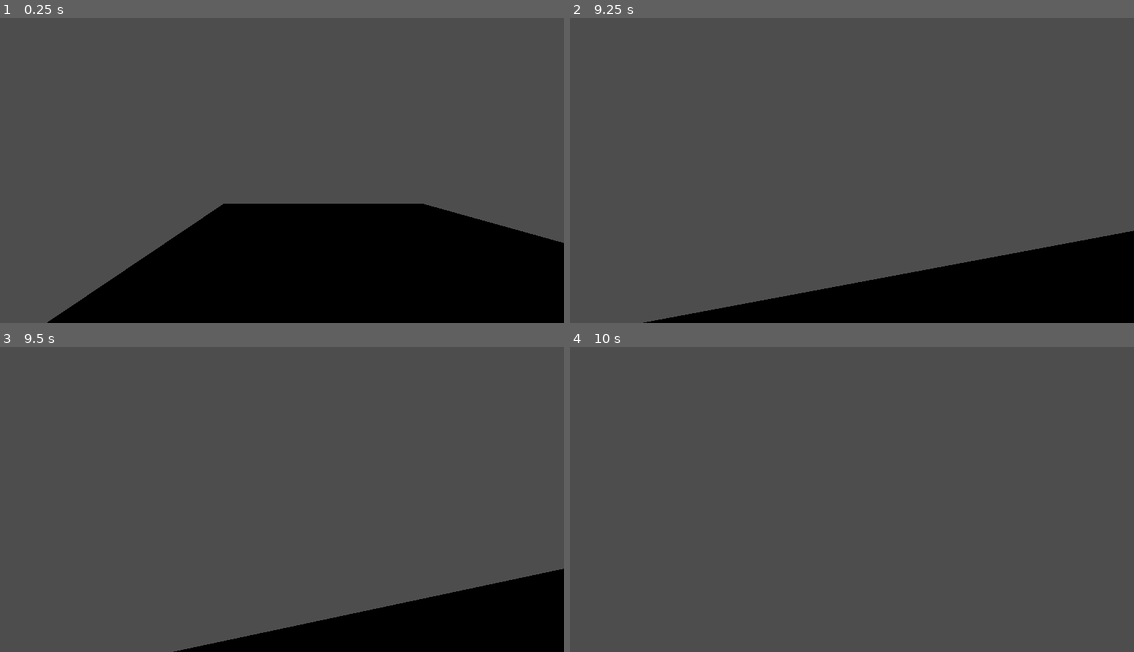
Above: before the commit, frames 1-4 (two rows, left to right).
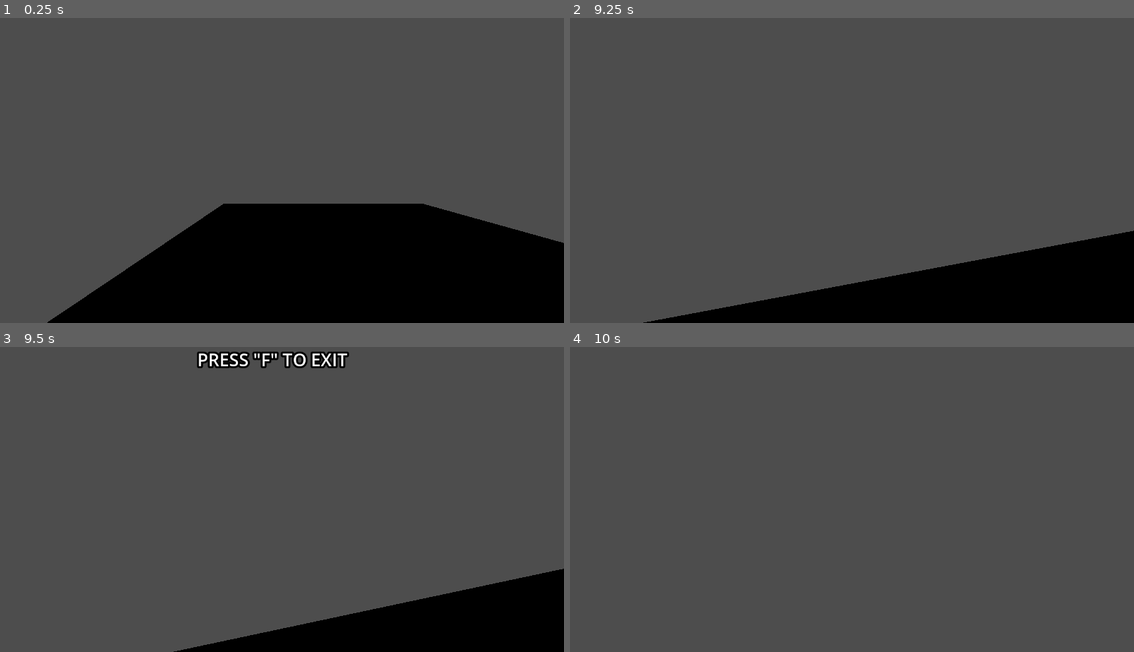
Above: after the commit, the same moments.

Repository: willwill510/antfoot
Game: Godot game, scene res://scenes/watchtower_inside.tscn
The game is run twice, just before and just after one commit, with the same random seed, the same clock (stepped at 60 frames per second) and the same inputs. This scene is started directly instead of the project's main scene.
Inputs (mouse positions are in pixels of both pictures, inside the frame that each line leads up to):
- Up to frame 1 (0.25 s): no input
- Up to frame 2 (9.25 s): tap Enter (ui_accept) at 0.5, 0.77, 1.52, 2.75, 3.02, 3.77, 4.25, 4.52, 6.02, 6.77, 7.52, 9.02 s; move the mouse to (880, 164) at 0.52 s; hold F (interact) 0.53-1.28 s; hold W (move_forward) 0.53-4.28 s; move the mouse to (823, 164) at 1.27 s; tap F (interact) at 1.35, 2.3, 2.85, 4.55, 5.85, 6.8, 7.35, 9.05 s; move the mouse to (863, 158) at 2.02 s; hold E (use) 2.03-2.78 s; move the mouse to (846, 170) at 2.77 s; tap Backspace (restart) at 3.5 s; move the mouse to (891, 167) at 3.52 s; hold F (interact) 3.53-4.28 s; tap M (map) at 4.15 s; move the mouse to (682, 115) at 4.27 s; hold A (move_left) 4.28-5.03 s; tap E (use) at 4.35, 8.85 s; move the mouse to (880, 164) at 5.02 s; hold S (move_backward) 5.03-5.78 s; hold F (interact) 5.03-5.78 s; move the mouse to (767, 85) at 5.77 s; hold D (move_right) 5.78-6.53 s; move the mouse to (976, 149) at 6.52 s; hold W (move_forward) 6.53-7.28 s; hold E (use) 6.53-7.28 s; move the mouse to (739, 179) at 7.27 s; hold D (move_right) 7.28-8.03 s; move the mouse to (908, 94) at 8.02 s; hold S (move_backward) 8.03-8.78 s; hold F (interact) 8.03-8.78 s; move the mouse to (823, 228) at 8.77 s; hold A (move_left) from 8.78 s (still down)
- Up to frame 3 (9.5 s): keep holding A (move_left)
- Up to frame 4 (10 s): tap F (interact) at 9.5 s; move the mouse to (1021, 542) at 9.52 s; release A (move_left) at 9.53 s; hold W (move_forward) from 9.53 s (still down); hold F (interact) from 9.53 s (still down); tap Enter (ui_accept) at 9.77 s

Frames 1-2 are identical in both runs. In frame 3, 1.1% of the frame differs, in the area x 34-62%, y 1-7%; in frame 4, nothing differs.
Error before the commit: Parse Error: Identifier "SceneManager" not declared in the current scope. (res://watchtower_inside.gd:21)
Error after the commit: Invalid access to property or key 'world_scene' on a base object of type 'Window'. (res://watchtower_inside.gd:22)

Commit message:
Implemented level switching

Diff:
--- a/player.gd
+++ b/player.gd
@@ -4,6 +4,7 @@
 const MOUSE_SENS = 0.5
 const SPRITE_SCALE = Vector2(4, 4)
 
+@onready var scene_manager = get_parent().get_parent()
 @onready var anim_player = $AnimationPlayer
 @onready var map_menu = $UI/MapMenu
 @onready var tool_menu = $UI/ToolMenu
--- a/player.tscn
+++ b/player.tscn
@@ -70,6 +70,7 @@
 
 [node name="Blocked" type="Label" parent="UI/EnterIndicators"]
 visible = false
+layout_mode = 0
 offset_left = -172.0
 offset_top = 25.0
 offset_right = 173.0
@@ -91,6 +92,7 @@
 
 [node name="Available" type="Label" parent="UI/ExitIndicators"]
 visible = false
+layout_mode = 0
 offset_left = -172.0
 offset_top = 25.0
 offset_right = 173.0
@@ -103,6 +105,7 @@
 
 [node name="Blocked" type="Label" parent="UI/ExitIndicators"]
 visible = false
+layout_mode = 0
 offset_left = -172.0
 offset_top = 25.0
 offset_right = 173.0
--- a/scene_manager.gd
+++ b/scene_manager.gd
@@ -1,20 +1,148 @@
 extends Node
 
-var bunker_scene = load('res://scenes/bunker.tscn').instantiate()
-var world_scene = load('res://scenes/world.tscn').instantiate()
-var current_scene = get_tree()
+const WIDTH = 256
+const LENGTH = 256
+const PLAYER_SPAWN = Vector3i(WIDTH / 2, 0, LENGTH / 2)
+
+const PLAYER_SPAWN_RADIUS = 8
+const WATCHTOWER_SPAWN_RADIUS = 20
+
+const WATCHTOWER_DISTANCE_MIN = (WIDTH + LENGTH) / 2 / 3
+
+const TREE_SPRITE_SCALE = Vector3(2, 4, 2)
+const GRASS_SPRITE_SCALE = Vector3(0, 0, 0)
+const BUSH_SPRITE_SCALE = Vector3(0, 0, 0)
+const ROCK_SPRITE_SCALE = Vector3(0, 0, 0)
+const WATCHTOWER_SPRITE_SCALE = Vector3(4, 8, 4)
+
+const TREE_POSITION_OFFSET = Vector3(-0.5, 2, -0.5)
+const GRASS_POSITION_OFFSET = Vector3(0, 0, 0)
+const BUSH_POSITION_OFFSET = Vector3(0, 0, 0)
+const ROCK_POSITION_OFFSET = Vector3(0, 0, 0)
+const WATCHTOWER_POSITION_OFFSET = Vector3(-0.5, 4, -0.5)
+
+const TREE_SPAWN_RATE = 10
+const GRASS_SPAWN_RATE = 100
+const BUSH_SPAWN_RATE = 2
+const ROCK_SPAWN_RATE = 1
+
+var player_instance = load('res://player.tscn').instantiate()
+
+var tree_prop = load('res://props/tree.tscn')
+var grass_prop #= load('res://props/grass.tscn')
+var bush_prop #= load('res://props/bush.tscn')
+var rock_prop #= load('res://props/rock.tscn')
+var watchtower_prop = load('res://props/watchtower.tscn')
+
+var tree_textures = [
+	load('res://textures/trees/01.png'),
+	load('res://textures/trees/02.png')
+]
+var grass_textures = [
+	#load('res://textures/grass/01.png'),
+	#load('res://textures/grass/02.png')
+]
+var bush_textures = [
+	#load('res://textures/bush/01.png'),
+	#load('res://textures/bush/02.png')
+]
+var rock_textures = [
+	#load('res://textures/rock/01.png'),
+	# load('res://textures/rock/02.png')
+]
+
+var grid = []
+var trees = []
+var watchtowers = []
+
+var player
+
+var bunker_scene = load('res://scenes/bunker.tscn')
+var world_scene = load('res://scenes/world.tscn')
+var watchtower_inside_scene = load('res://scenes/watchtower_inside.tscn')
+var current_scene
+
+func remove_children_from(node: Node) -> void:
+	for child in node.get_children():
+		child.get_parent().remove_child(child)
+
+func get_dist_between(a, b) -> float:
+	return sqrt((a.x - b.x)**2 + (a.z - b.z)**2)
+
+func in_radius(a, b, radius) -> bool:
+	return get_dist_between(a, b) <= radius
+
+func generate_world() -> void:
+	player_instance.set_position(PLAYER_SPAWN)
+	player = player_instance
+
+	# FIX WITH PARAMS ABOUT SPAWN PROX
+	var watchtower_positions = [Vector3(randi_range(0, WIDTH), 0, randi_range(0, LENGTH)),]
+
+	while len(watchtower_positions) == 1:
+		var random_position = Vector3(randi_range(0, WIDTH), 0, randi_range(0, LENGTH))
+
+		if get_dist_between(watchtower_positions[0], random_position) > WATCHTOWER_DISTANCE_MIN:
+			watchtower_positions.append(random_position)
+
+	while len(watchtower_positions) == 2:
+		var random_position = Vector3(randi_range(0, WIDTH), 0, randi_range(0, LENGTH))
+
+		if get_dist_between(watchtower_positions[0], random_position) > WATCHTOWER_DISTANCE_MIN and \
+			get_dist_between(watchtower_positions[0], random_position) > WATCHTOWER_DISTANCE_MIN:
+			watchtower_positions.append(random_position)
+
+	for watchtower_position in watchtower_positions:
+		var watchtower_instance = watchtower_prop.instantiate()
+
+		watchtower_instance.get_node('Sprite3D').scale = WATCHTOWER_SPRITE_SCALE
+		watchtower_instance.set_position(watchtower_position + WATCHTOWER_POSITION_OFFSET)
+		watchtowers.append(watchtower_instance)
+
+	for x in range(WIDTH):
+		grid.append([])
+
+		for z in range(LENGTH):
+			var tile_position = Vector3(x, 0, z)
+			grid[x].append(0)
+
+			if randi_range(0, 100) <= TREE_SPAWN_RATE and \
+				not in_radius(tile_position, PLAYER_SPAWN, PLAYER_SPAWN_RADIUS):
+
+				var skip = false
+				for watchtower_position in watchtower_positions:
+					if in_radius(tile_position, watchtower_position, WATCHTOWER_SPAWN_RADIUS):
+						skip = true
+						break
+
+				if skip:
+					continue
+
+				var tree_instance = tree_prop.instantiate()
+				var tree_sprite = tree_instance.get_node('Sprite3D')
+
+				tree_sprite.texture = tree_textures.pick_random()
+				tree_sprite.scale = TREE_SPRITE_SCALE
+
+				tree_instance.set_position(tile_position + TREE_POSITION_OFFSET)
+				trees.append(tree_instance)
 
 func _ready() -> void:
+	generate_world()
 	switch_scene(bunker_scene)
 
 func switch_scene(new_scene):
-	print(current_scene)
-	if new_scene.is_inside_tree():
+	var new_instance = new_scene.instantiate()
+	var old_scene = current_scene
+
+	current_scene = new_instance
+
+	if new_instance.is_inside_tree():
 		return
 
-	if current_scene and current_scene.is_inside_tree():
-		current_scene.replace_by(new_scene)
+	if old_scene and old_scene.is_inside_tree():
+		remove_children_from(old_scene)
+		old_scene.add_sibling(new_instance)
+		remove_child(old_scene)
 	else:
-		add_child(new_scene)
-
-	current_scene = new_scene
+		add_child(new_instance)
--- a/watchtower.gd
+++ b/watchtower.gd
@@ -13,19 +13,22 @@
 func _physics_process(delta: float) -> void:
 	var overlaps = overlaps_body(player)
 
+	if overlaps:
+		print(entered, shown)
+
 	if not entered and overlaps: #player entered
 		indicator_available.show()
 		shown = true
 
 		if Input.is_action_pressed('interact'):
-			print('entered watchtower') #load inside watchtwr lvl
+			entered = true
 			indicator_available.hide()
-			entered = true
+			scene_manager.switch_scene(scene_manager.watchtower_inside_scene)
 
 	elif entered and overlaps:
 		indicator_blocked.show()
 		shown = true
 
-	elif not entered and shown:
+	elif shown:
 		indicator_available.hide()
 		indicator_blocked.hide()
--- a/watchtower_inside.gd
+++ b/watchtower_inside.gd
@@ -4,8 +4,7 @@
 @onready var player = $Player
 @onready var indicator_available = player.get_node('UI/ExitIndicators/Available')
 @onready var indicator_blocked = player.get_node('UI/ExitIndicators/Blocked')
-
-var watchtower_scene = load('res://scenes/watchtower_inside.tscn').instantiate()
+@onready var scene_manager = get_parent()
 
 var entered = false
 var shown = false
@@ -18,14 +17,14 @@
 		shown = true
 
 		if Input.is_action_pressed('interact'):
-			SceneManager.switch_scene(watchtower_scene)
+			entered = true
 			indicator_available.hide()
-			entered = true
+			scene_manager.switch_scene(scene_manager.world_scene)
 
 	elif entered and overlaps:
 		indicator_blocked.show()
 		shown = true
 
-	elif not entered and shown:
+	elif shown:
 		indicator_available.hide()
 		indicator_blocked.hide()
--- a/world.gd
+++ b/world.gd
@@ -1,130 +1,20 @@
 @tool
 extends Node3D
 
-const WIDTH = 256
-const LENGTH = 256
-const PLAYER_SPAWN = Vector3i(WIDTH / 2, 0, LENGTH / 2)
-
-const PLAYER_SPAWN_RADIUS = 8
-const WATCHTOWER_SPAWN_RADIUS = 20
-
-const WATCHTOWER_DISTANCE_MIN = (WIDTH + LENGTH) / 2 / 3
-
-const TREE_SPRITE_SCALE = Vector3(2, 4, 2)
-const GRASS_SPRITE_SCALE = Vector3(0, 0, 0)
-const BUSH_SPRITE_SCALE = Vector3(0, 0, 0)
-const ROCK_SPRITE_SCALE = Vector3(0, 0, 0)
-const WATCHTOWER_SPRITE_SCALE = Vector3(4, 8, 4)
-
-const TREE_POSITION_OFFSET = Vector3(-0.5, 2, -0.5)
-const GRASS_POSITION_OFFSET = Vector3(0, 0, 0)
-const BUSH_POSITION_OFFSET = Vector3(0, 0, 0)
-const ROCK_POSITION_OFFSET = Vector3(0, 0, 0)
-const WATCHTOWER_POSITION_OFFSET = Vector3(-0.5, 4, -0.5)
-
-const TREE_SPAWN_RATE = 10
-const GRASS_SPAWN_RATE = 100
-const BUSH_SPAWN_RATE = 2
-const ROCK_SPAWN_RATE = 1
-
 @onready var grid_map = $GridMap
-
-var grass_noise_condition = func(noise): return noise >= 0.15
-var sand_noise_condition = func(noise): return noise >= 0 and noise <= 0.2
-var shallow_noise_condition = func(noise): return noise < 0.2
-var deep_noise_condition = func(noise): return noise < 0.05
-
-var player_instance = load('res://player.tscn').instantiate()
-
-var tree_prop = load('res://props/tree.tscn')
-var grass_prop #= load('res://props/grass.tscn')
-var bush_prop #= load('res://props/bush.tscn')
-var rock_prop #= load('res://props/rock.tscn')
-var watchtower_prop = load('res://props/watchtower.tscn')
-
-var watchtower_scene #= load('res://scenes/watchtower.tscn')
-
-var watchtower_textures = [
-	#load('res://textures/watchtowers/01.png'),
-	#load('res://textures/watchtowers/02.png'),
-	#load('res://textures/watchtowers/03.png')
-]
-var tree_textures = [
-	load('res://textures/trees/01.png'),
-	load('res://textures/trees/02.png')
-]
-var grass_textures = [
-	#load('res://textures/grass/01.png'),
-	#load('res://textures/grass/02.png')
-]
-var bush_textures = [
-	#load('res://textures/bush/01.png'),
-	#load('res://textures/bush/02.png')
-]
-var rock_textures = [
-	#load('res://textures/rock/01.png'),
-	# load('res://textures/rock/02.png')
-]
-
-func get_dist_between(a, b) -> float:
-	return sqrt((a.x - b.x)**2 + (a.z - b.z)**2)
-
-func in_radius(a, b, radius) -> bool:
-	return get_dist_between(a, b) <= radius
+@onready var scene_manager = get_parent()
 
 func _ready() -> void:
-	player_instance.set_position(PLAYER_SPAWN)
-	add_child(player_instance)
+	print('ready')
 
-	var noise = FastNoiseLite.new()
-	noise.seed = randi()
+	for x in scene_manager.WIDTH:
+		for z in scene_manager.LENGTH:
+			grid_map.set_cell_item(Vector3i(x, 0, z), scene_manager.grid[x][z])
 
-	var watchtower_positions = [Vector3(randi_range(0, WIDTH), 0, randi_range(0, LENGTH)),]
+	add_child(scene_manager.player)
 
-	while len(watchtower_positions) == 1:
-		var random_position = Vector3(randi_range(0, WIDTH), 0, randi_range(0, LENGTH))
+	for watchtower in scene_manager.watchtowers:
+		add_child(watchtower)
 
-		if get_dist_between(watchtower_positions[0], random_position) > WATCHTOWER_DISTANCE_MIN:
-			watchtower_positions.append(random_position)
-
-	while len(watchtower_positions) == 2:
-		var random_position = Vector3(randi_range(0, WIDTH), 0, randi_range(0, LENGTH))
-
-		if get_dist_between(watchtower_positions[0], random_position) > WATCHTOWER_DISTANCE_MIN and \
-			get_dist_between(watchtower_positions[0], random_position) > WATCHTOWER_DISTANCE_MIN:
-			watchtower_positions.append(random_position)
-
-	for watchtower_position in watchtower_positions:
-		var watchtower_instance = watchtower_prop.instantiate()
-
-		watchtower_instance.get_node('Sprite3D').scale = WATCHTOWER_SPRITE_SCALE
-		watchtower_instance.set_position(watchtower_position + WATCHTOWER_POSITION_OFFSET)
-		add_child(watchtower_instance)
-
-	for x in range(WIDTH):
-		for z in range(LENGTH):
-			var position = Vector3(x, 0, z)
-			var tile_noise = noise.get_noise_2d(position.x, position.z)
-
-			grid_map.set_cell_item(position, 0)
-
-			#if randi_range(0, 100) <= TREE_SPAWN_RATE and \
-				#not in_radius(position, PLAYER_SPAWN, PLAYER_SPAWN_RADIUS):
-				#
-				#var skip = false
-				#for watchtower_position in watchtower_positions:
-					#if in_radius(position, watchtower_position, WATCHTOWER_SPAWN_RADIUS):
-						#skip = true
-						#break
-				#
-				#if skip:
-					#continue
-				#
-				#var tree_instance = tree_prop.instantiate()
-				#var tree_sprite = tree_instance.get_node('Sprite3D')
-				#
-				#tree_sprite.texture = tree_textures.pick_random()
-				#tree_sprite.scale = TREE_SPRITE_SCALE
-				#
-				#tree_instance.set_position(position + TREE_POSITION_OFFSET)
-				#add_child(tree_instance)
+	for tree in scene_manager.trees:
+		add_child(tree)
Not shown: 10 places in tiles.tres that only renumber resources
